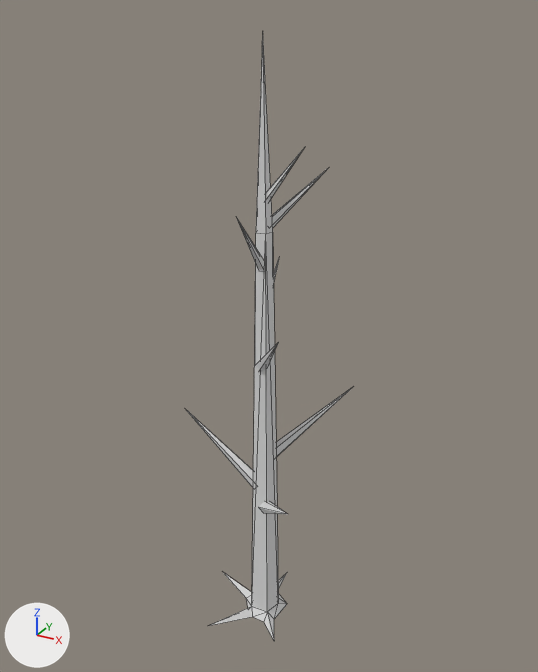
One commit to the glTF model public/models/tree-dead.glb: the scene before it, then after it.
Rendered twice from a 50 mm lens placed at (4.12, -7.48, 8.11), pointed at (-0.06, 0.12, 4.31). The lights are fixed; the arrows at lower left show +X, +Y and +Z. Mesh edges are drawn as thin lines. Where no turn or scale is listed for an object, it has been applied to the vertices.

The older version as bpy lines, for what is in view:
```python
me_tree_dead = bpy.data.meshes.new('tree-dead')
me_tree_dead.from_pydata(...)  # 72 vertices, 73 faces; spans x -1.22..0.85, y -1.06..0.81, z 0.02..7.9
me_tree_dead.materials.append(mat_lowpoly_colors)  # white #e7e7e7
ob_tree_dead = bpy.data.objects.new('tree-dead', me_tree_dead)
ob_tree_dead.location = (0.0, 0.0, 0.0)
```
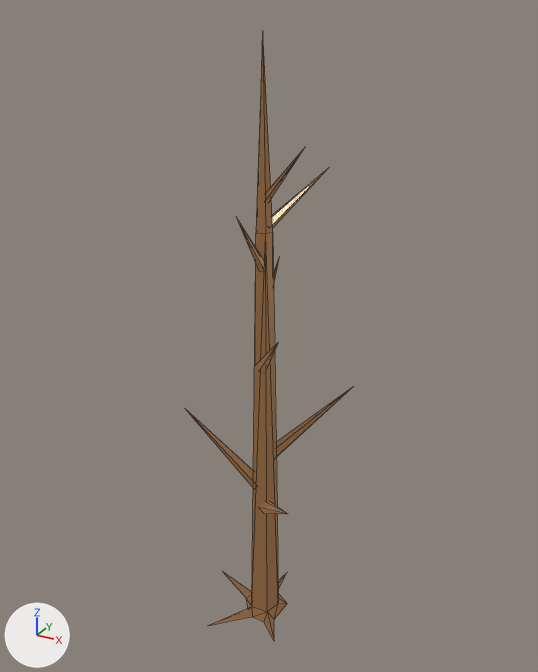
Where the change shows, as pixel boxes [x1, y1, x2, y2] in the pictures (538 x 672 px):
'tree-dead', recoloured (grey to brown): [186, 38, 350, 640] in both

What changed in the scene script:
```text
Add img_base:
    img_base = load_image('base', '_unpacked/base', 1024, 1024, 'sRGB')
Add mat_lowpoly_colors_001:
    mat_lowpoly_colors_001 = bpy.data.materials.new('LOWPOLY-COLORS.001')
    # uses the picture img_base
Change me_tree_dead:
    where me_tree_dead.from_pydata(...)  # 72 vertices, 73 faces; spans x -1.22..0.85, y -1.06..0.81, z 0.02..7.9
    remove me_tree_dead.materials.append(mat_lowpoly_colors)  # white #e7e7e7
    add me_tree_dead.materials.append(mat_lowpoly_colors_001)
```
